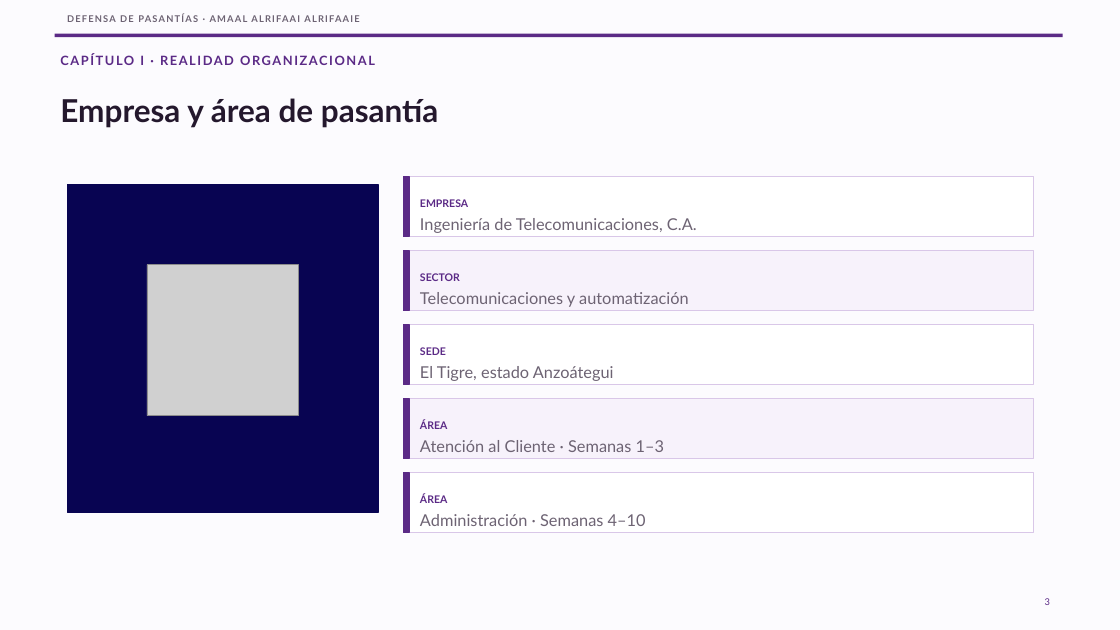
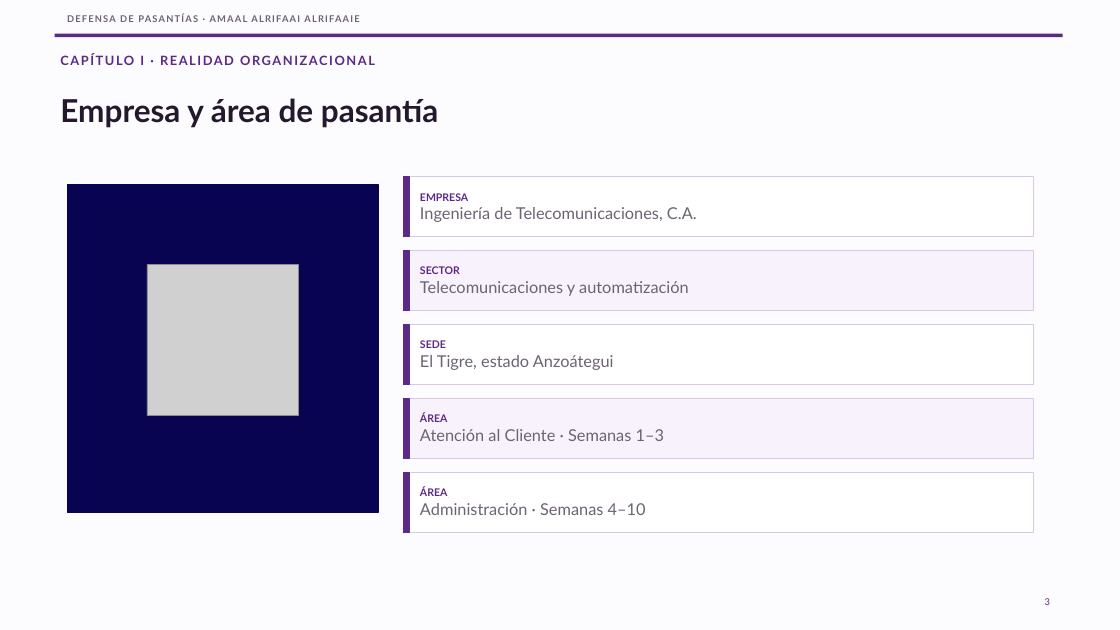
Before and after one commit to JulJuliano/tarea_pasantia, a slide deck: slide 3 of amaal/presentacion/Defensa_Amaal_10_laminas.pptx. Drawn at 1120x630 pixels with LibreOffice and Linux fonts; fonts in the diff are those of the drawing; grey boxes stand for pictures. Boxes give left, top, right and bottom in pixels: in the first picture for what was removed or moved away, otherwise in the second. Text is boxed around its words. In the diff, an @@ line names an element or a change of style, - is before the commit and + after.

```diff
--- a/amaal/presentacion/Defensa_Amaal_10_laminas.pptx
+++ b/amaal/presentacion/Defensa_Amaal_10_laminas.pptx
@@ text at [420,193,468,201]: paragraph added @@
+EMPRESA
@@ text "EMPRESA": place and size @@
-text "EMPRESA" at [420,218,697,233]
+text "EMPRESA" at [420,193,697,222]
@@ text removed at [420,199,468,207] @@
-EMPRESA
@@ text at [420,266,460,274]: paragraph added @@
+SECTOR
@@ text "SECTOR": place and size @@
-text "SECTOR" at [420,292,689,307]
+text "SECTOR" at [420,266,689,296]
@@ text removed at [420,273,460,281] @@
-SECTOR
@@ text at [420,340,446,348]: paragraph added @@
+SEDE
@@ text "SEDE": place and size @@
-text "SEDE" at [420,366,614,381]
+text "SEDE" at [420,340,614,370]
@@ text removed at [420,347,446,355] @@
-SEDE
@@ text at [420,413,447,422]: paragraph added @@
+ÁREA
@@ text "ÁREA": place and size @@
-text "ÁREA" at [420,440,664,452]
+text "ÁREA" at [420,413,664,441]
@@ text removed at [420,420,447,429] @@
-ÁREA
@@ text at [420,487,447,496]: paragraph added @@
+ÁREA
@@ text "ÁREA": place and size @@
-text "ÁREA" at [420,514,646,526]
+text "ÁREA" at [420,487,646,515]
@@ text removed at [420,494,447,503] @@
-ÁREA
```
Also in this commit, not shown: 7 other slides changed, 2 other files.
